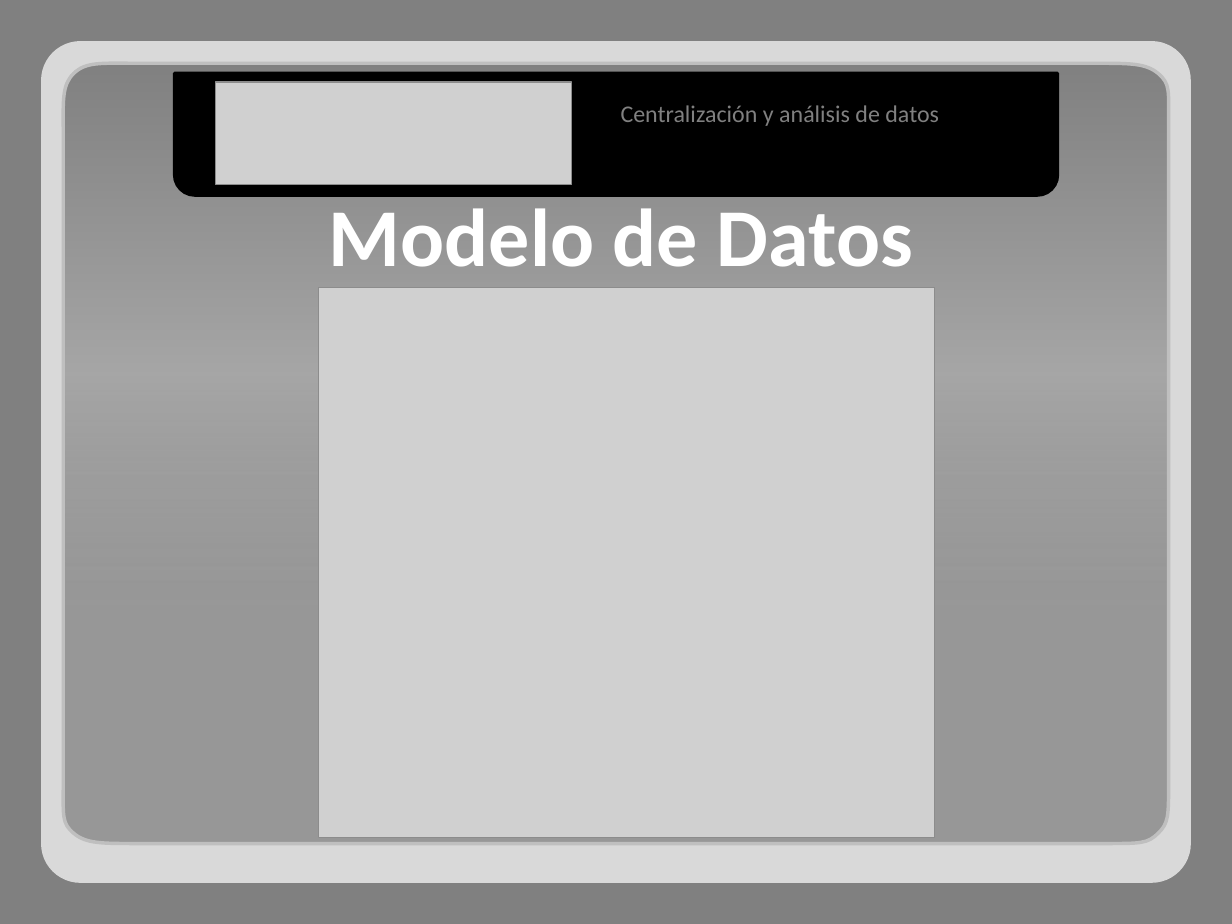
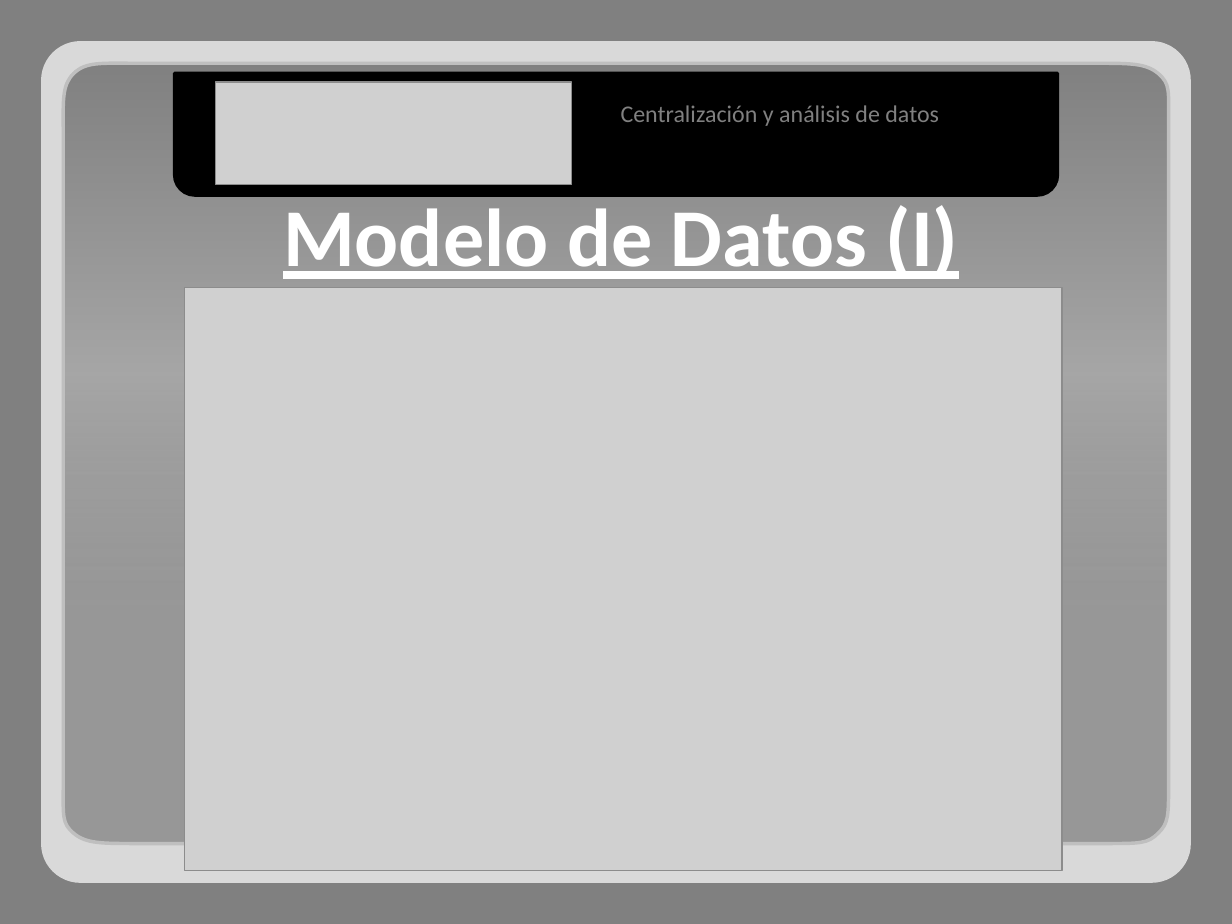
Before and after one commit to adrianachelotti/tallerdesarrollo1ero2011, a slide deck: slide 7 of Presentacion/Tecnica/Presentacion Tecnica.pptx. Drawn at 1232x924 pixels with LibreOffice and Linux fonts; fonts in the diff are those of the drawing; grey boxes stand for pictures. Boxes give left, top, right and bottom in pixels: in the first picture for what was removed or moved away, otherwise in the second. Text is boxed around its words. In the diff, an @@ line names an element or a change of style, - is before the commit and + after.

Commit message:
Modelo de datos partido y diagrama de componentes.

```diff
--- a/Presentacion/Tecnica/Presentacion Tecnica.pptx
+++ b/Presentacion/Tecnica/Presentacion Tecnica.pptx
@@ text at [283,205,959,279]: text changed @@
-Modelo de Datos
+Modelo de Datos (I)
@@ picture: place and size @@
-picture at [318,287,934,838]
+picture at [185,287,1062,870]
```
Also in this commit, not shown: 1 other slide changed, 1 slide added.
